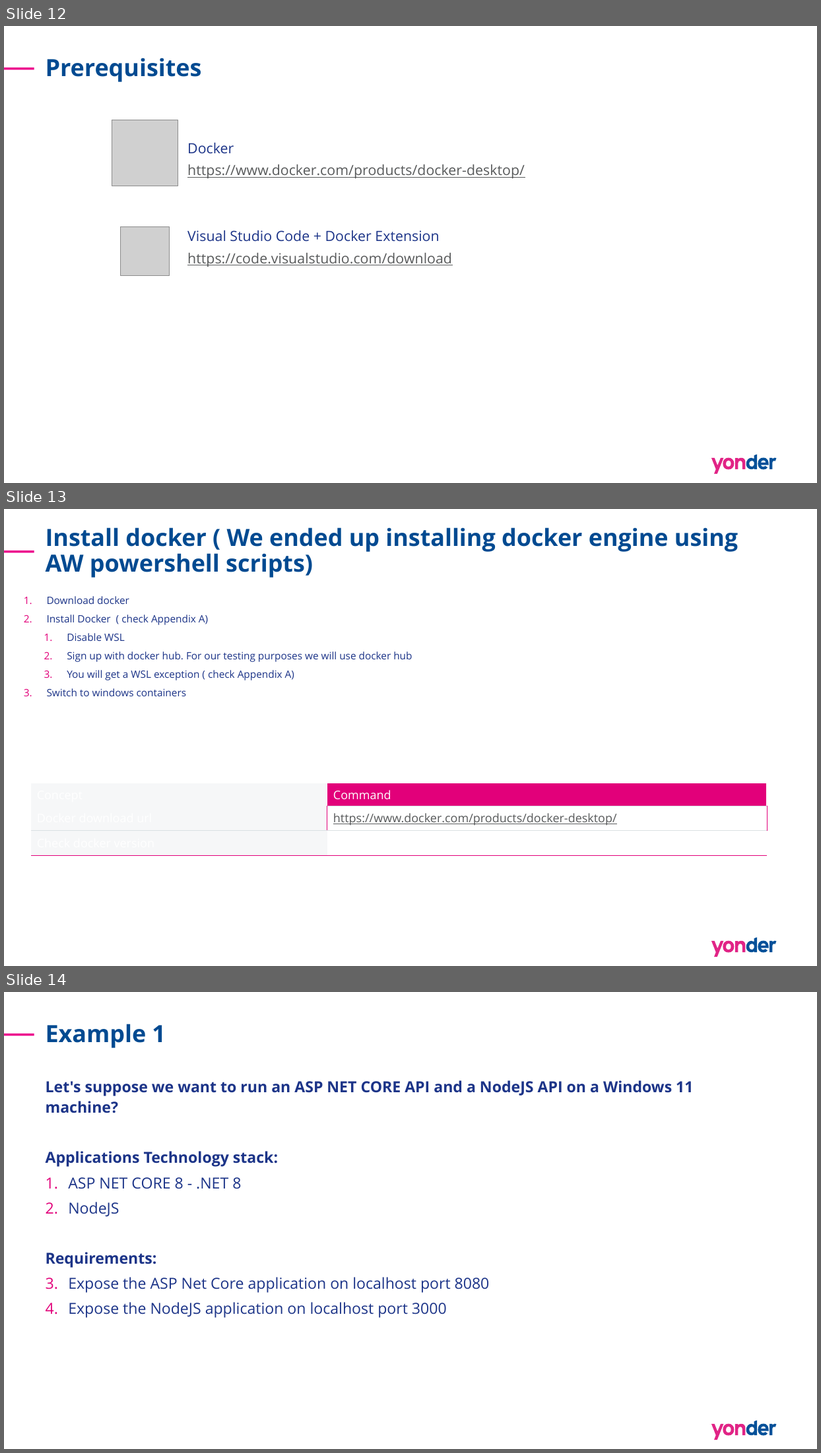
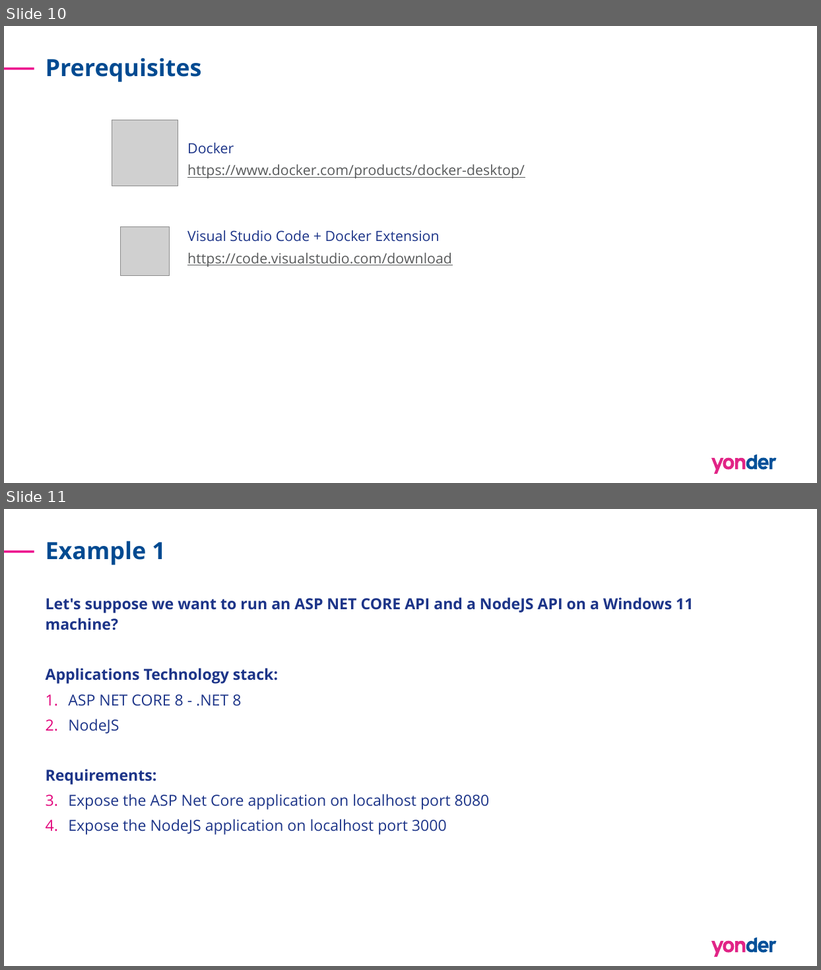
Before and after one commit to ipacbalaj/contronics, a slide deck: AW Docker Training.pptx. Shown one above the other, each under a label of ours: slides 12, 13 and 14 before the commit, slides 10 and 11 after it. The pictures are 821x1453 and 821x970 pixels, drawn with LibreOffice and Linux fonts; fonts in the diff are those of the drawing; grey boxes stand for pictures. Boxes give left, top, right and bottom in pixels: in the first picture for what was removed or moved away, otherwise in the second. Text is boxed around its words. In the diff, an @@ line names an element or a change of style, - is before the commit and + after.

```diff
--- a/AW Docker Training.pptx
+++ b/AW Docker Training.pptx
@@ slide 13 removed at <box>4,509,817,966</box>, background #FFFFFF; not listed: 7 template elements that a slide beside it also shows @@
@@ title removed at <box>46,527,738,578</box> @@
-Install docker ( We ended up installing docker engine using AW powershell scripts)
@@ text removed at <box>47,596,412,696</box> @@
-1. Download docker
-2. Install Docker ( check Appendix A)
-  1. Disable WSL
-  2. Sign up with docker hub. For our testing purposes we will use docker hub
-  3. You will get a WSL exception ( check Appendix A)
-3. Switch to windows containers
@@ table removed at <box>31,784,767,854</box>, 3 rows, 2 columns @@
-Concept | Command
-Docker download url | https://www.docker.com/products/docker-desktop/
-Check docker version | docker --version
@@ what was slide 12 is now slide 10 @@
@@ what was slide 14 is now slide 11 @@
```
Also in this commit, not shown: 4 slides changed, 13 other slides removed, 8 other files.
